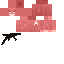
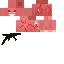
The second 64 × 64 image is a revision of the first. Changes to its layers:
renamed "Layer 2 copy" to "veins_color", showed it over bbox(2, 4, 52, 32)
renamed "Layer 1" to "veins", showed it over bbox(2, 4, 52, 32)
